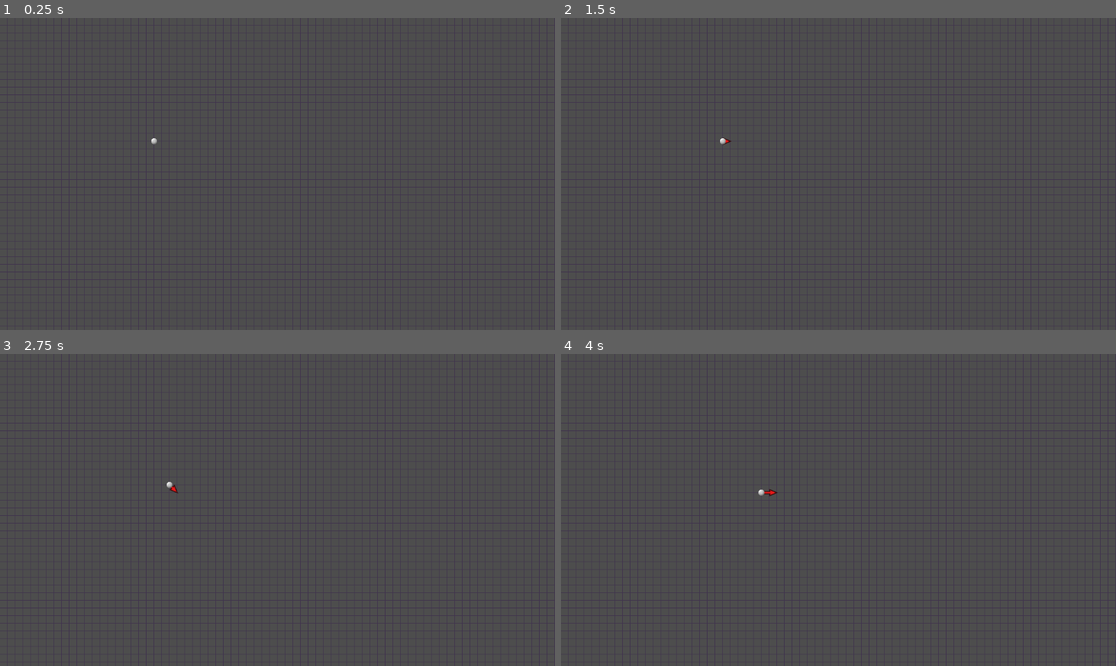
Above: before the commit, frames 1-4 (two rows, left to right).
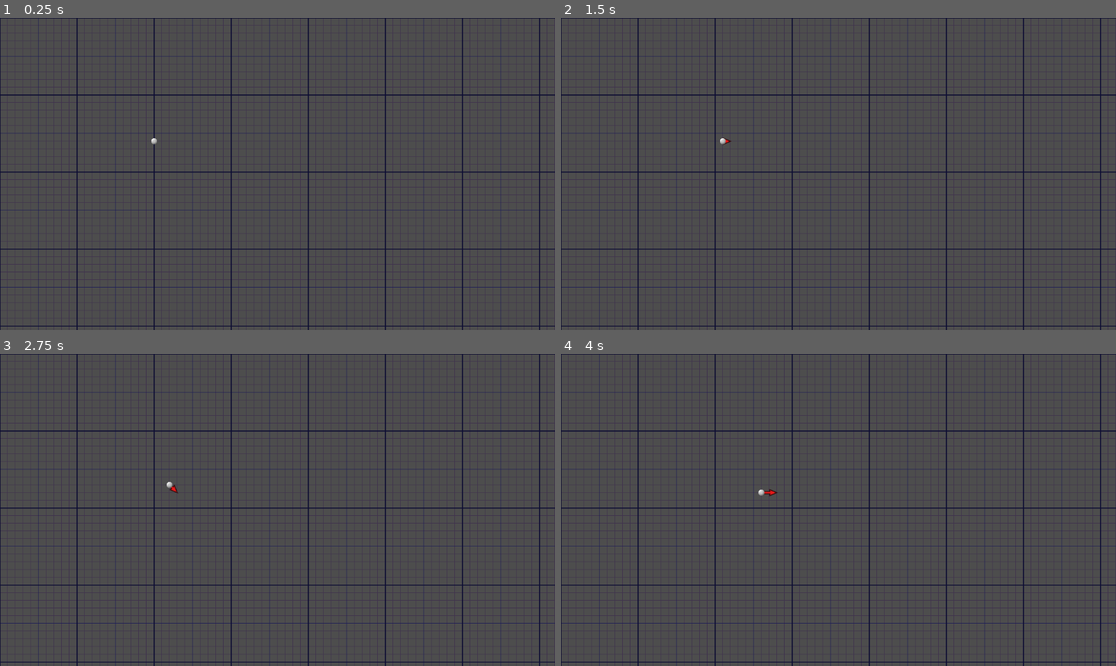
Above: after the commit, the same moments.

Repository: vibrunazo/godot-vector
Game: Godot game, scene res://scenes/map.tscn
Same seed, same stepped clock (60 frames per second), same inputs: the game is played once before the commit and once after it.
Inputs:
- Up to frame 1 (0.25 s): no input
- Up to frame 2 (1.5 s): tap Enter at 0.5 s; hold Right (ui_right) 0.53-1.28 s; tap Space at 1.25 s; hold Down (ui_down) from 1.28 s (still down)
- Up to frame 3 (2.75 s): tap Enter at 2 s; release Down (ui_down) at 2.03 s; hold Right (ui_right) from 2.03 s (still down)
- Up to frame 4 (4 s): tap Space at 2.75 s; release Right (ui_right) at 2.78 s; hold Up (ui_up) 2.78-3.53 s; tap Enter at 3.5 s; hold Left (ui_left) from 3.53 s (still down)

The runs differ from the first frame. In frame 1, 3.6% of the frame differs, in the area x 0-100%, y 0-100%; in frame 2, 3.6%; in frame 3, 3.6%; in frame 4, 3.6%.

Commit message:
grid colors and width

Diff:
--- a/Grid.gd
+++ b/Grid.gd
@@ -2,6 +2,10 @@
 
 var cell_size := 16
 var gcolor := Color(0.25, 0.2, 0.3)
+var pcolor := Color(0.1, 0.1, 0.35)
+var dcolor := Color(0.05, 0.05, 0.2)
+var primary_every := 5
+var double_every := 10
 
 # Called when the node enters the scene tree for the first time.
 func _ready():
@@ -17,16 +21,36 @@
 	draw_grid()
 
 func draw_grid():
-	for n in range(1, 100):
-		draw_row(n)
-		draw_col(n)
+	for n in range(1, 160):
+		draw_row(n, 1)
+		draw_col(n, 1)
+	for n in range(1, 160/primary_every):
+		draw_row(n, primary_every)
+		draw_col(n, primary_every)
+	for n in range(0, 160/double_every):
+		draw_row(n, double_every)
+		draw_col(n, double_every)
 
-func draw_row(n: int):
-	var from := Vector2(0, n * cell_size)
-	var to:= Vector2(1600, n * cell_size)
-	draw_line(from, to, gcolor, 1)
+func draw_row(n: int, e: int):
+	var from := Vector2(0, n * cell_size * e)
+	var to:= Vector2(2000, n * cell_size * e)
+	draw_segment(from, to, e, n)
 
-func draw_col(n: int):
-	var from := Vector2(n * cell_size, 0)
-	var to:= Vector2(n * cell_size, 1600)
-	draw_line(from, to, gcolor, 1)
+func draw_col(n: int, e: int):
+	var from := Vector2(n * cell_size * e, 0)
+	var to:= Vector2(n * cell_size * e, 2000)
+	draw_segment(from, to, e, n)
+
+func draw_segment(from, to, e, n):
+	if e == 1 and not (n % primary_every == 0):
+		draw_line(from, to, gcolor, 1)
+	elif e == primary_every and not (n % (double_every / primary_every) == 0):
+		draw_line(from, to, pcolor, 1)
+	elif e == double_every:
+		draw_line(from, to, dcolor, 2)
+#	if n % double_every == 0:
+#		draw_line(from, to, dcolor, 2)
+#	elif n % primary_every == 0:
+#		draw_line(from, to, pcolor, 1)
+#	else:
+#		draw_line(from, to, gcolor, 1)
